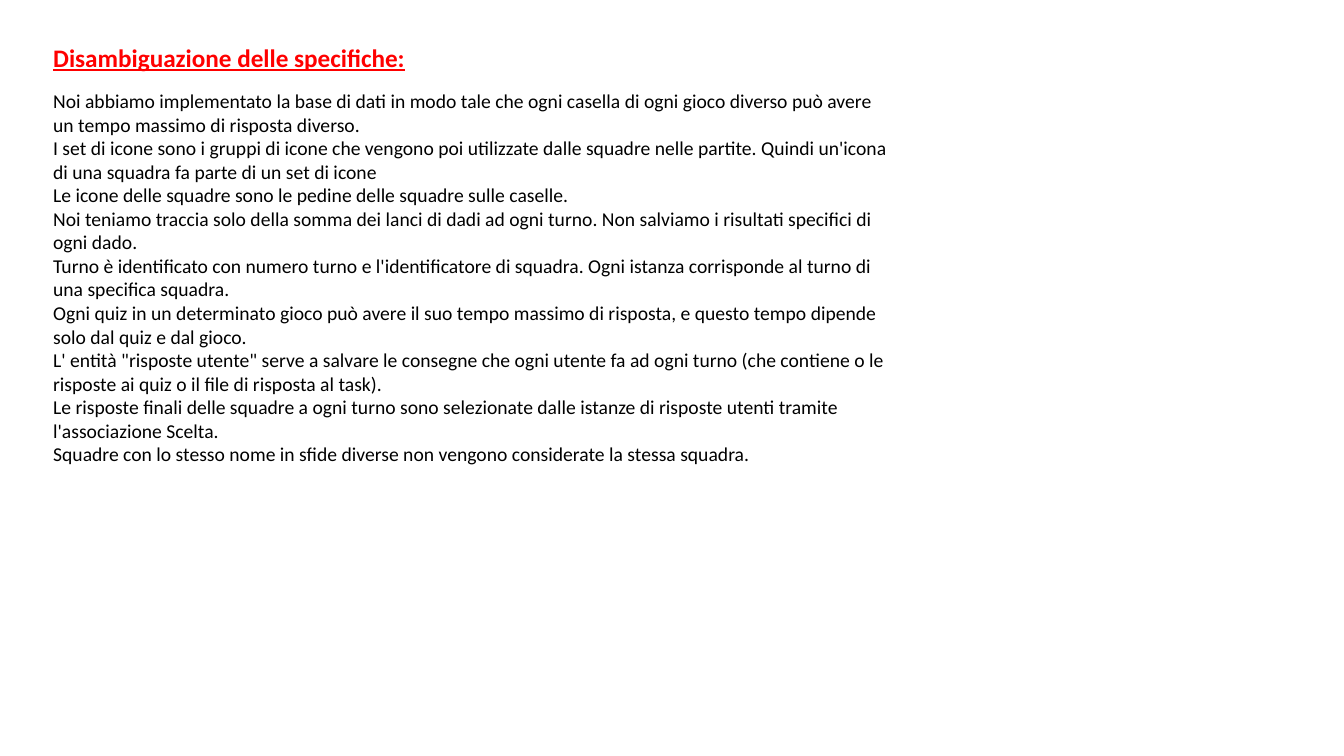
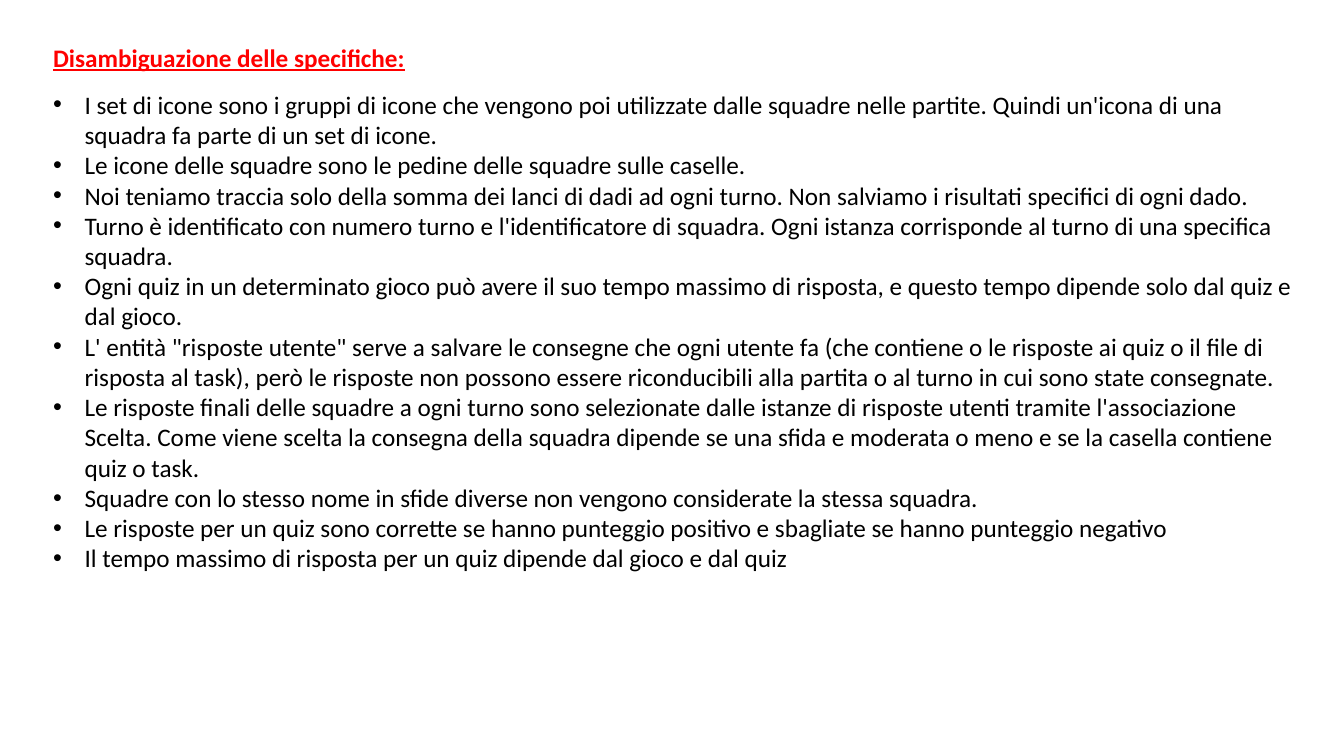
Before and after one commit to DavideGit-cs/BD_Progetto_Gruppo11, a slide deck: slide 1 of Vincoli_Domini_BDProgetto_finale.pptx. Drawn at 1344x756 pixels with LibreOffice and Linux fonts; fonts in the diff are those of the drawing. Boxes give left, top, right and bottom in pixels: in the first picture for what was removed or moved away, otherwise in the second. Text is boxed around its words. In the diff, an @@ line names an element or a change of style, - is before the commit and + after.

```diff
--- a/Vincoli_Domini_BDProgetto_finale.pptx
+++ b/Vincoli_Domini_BDProgetto_finale.pptx
@@ text at box(85, 96, 1223, 148): text changed; size 14 to 18 pt @@
-Noi abbiamo implementato la base di dati in modo tale che ogni casella di ogni gioco diverso può avere un tempo massimo di risposta diverso.
-I set di icone sono i gruppi di icone che vengono poi utilizzate dalle squadre nelle partite. Quindi un'icona di una squadra fa parte di un set di icone
+• I set di icone sono i gruppi di icone che vengono poi utilizzate dalle squadre nelle partite. Quindi un'icona di una squadra fa parte di un set di icone.
@@ text at box(85, 156, 1291, 512): size 14 to 18 pt in "Le icone delle squadre sono le pedine ...", "Noi teniamo traccia solo della somma dei ...", "Turno è identificato con numero turno e ...", "Ogni quiz in un determinato gioco può ..." and 1 more places; bullet none to • @@
@@ text at box(85, 338, 1273, 481): text changed; size 14 to 18 pt @@
-L' entità "risposte utente" serve a salvare le consegne che ogni utente fa ad ogni turno (che contiene o le risposte ai quiz o il file di risposta al task).
-Le risposte finali delle squadre a ogni turno sono selezionate dalle istanze di risposte utenti tramite l'associazione Scelta.
+• L' entità "risposte utente" serve a salvare le consegne che ogni utente fa (che contiene o le risposte ai quiz o il file di risposta al task), però le risposte non possono essere riconducibili alla partita o al turno in cui sono state consegnate.
+• Le risposte finali delle squadre a ogni turno sono selezionate dalle istanze di risposte utenti tramite l'associazione Scelta. Come viene scelta la consegna della squadra dipende se una sfida e moderata o meno e se la casella contiene quiz o task.
@@ text at box(85, 519, 1166, 572): paragraphs added @@
+• Le risposte per un quiz sono corrette se hanno punteggio positivo e sbagliate se hanno punteggio negativo
+• Il tempo massimo di risposta per un quiz dipende dal gioco e dal quiz
```
Also in this commit, not shown: 12 other slides changed, 3 slides added, 1 slide removed, 3 other files.
